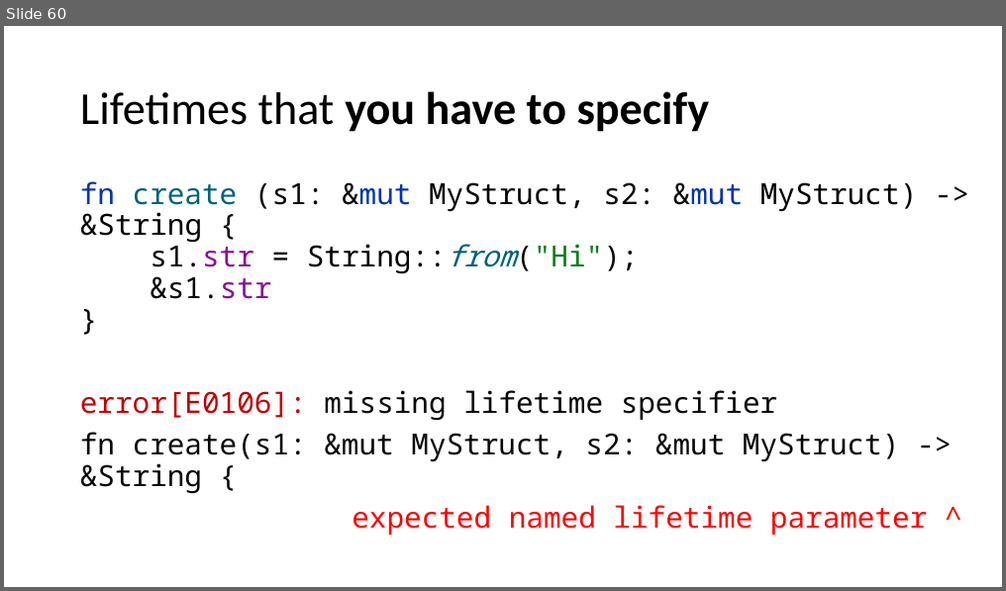
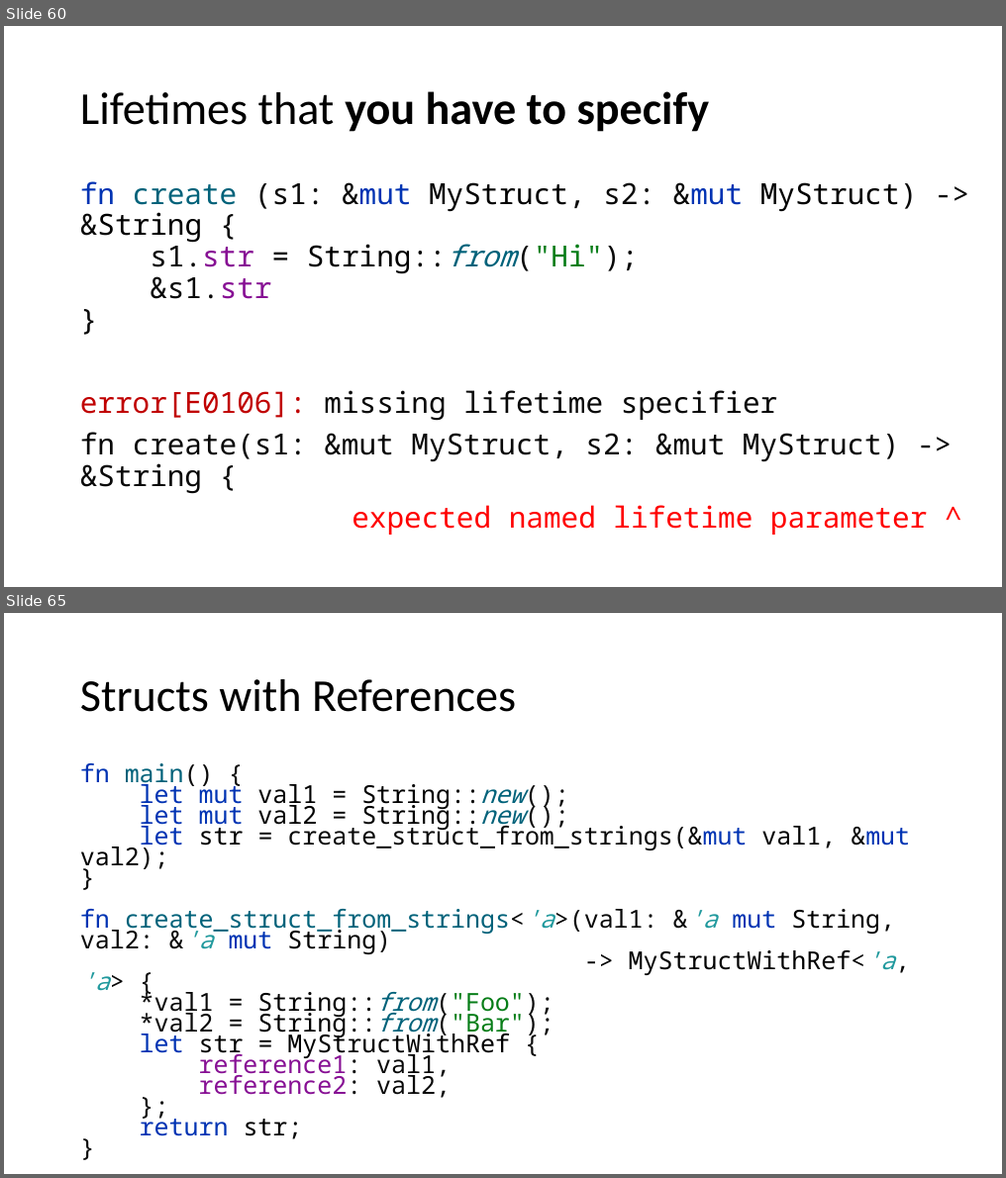
Before and after one commit to kugushev/course-rust-basics, a slide deck: src/02-Ownership/02-Ownership.pptx. Shown one above the other, each under a label of ours: slide 60 before the commit, slides 60 and 65 after it; the slides between them are not shown. The pictures are 1006x591 and 1006x1178 pixels, drawn with LibreOffice and Linux fonts; fonts in the diff are those of the drawing. Boxes give left, top, right and bottom in pixels: in the first picture for what was removed or moved away, otherwise in the second. Text is boxed around its words. In the diff, an @@ line names an element or a change of style, - is before the commit and + after.

```diff
--- a/src/02-Ownership/02-Ownership.pptx
+++ b/src/02-Ownership/02-Ownership.pptx
@@ slide 65 added at (4, 613, 1002, 1174), background #FFFFFF @@
@@ title added at (80, 679, 516, 712), 44 pt, text #000000 @@
+Structs with References
@@ text added at (80, 763, 910, 1137), 23.8 pt, text #080808 @@
+fn main() {
+let mut val1 = String::new();
+let mut val2 = String::new();
+let str = create_struct_from_strings(&mut val1, &mut val2);
+}
+fn create_struct_from_strings<'a>(val1: &'a mut String, val2: &'a mut String)
+-> MyStructWithRef<'a, 'a> {
+*val1 = String::from("Foo");
+*val2 = String::from("Bar");
+let str = MyStructWithRef {
+reference1: val1,
+reference2: val2,
+};
+return str;
+}
```
Also in this commit, not shown: 2 slides changed, 5 other slides added, 1 other file.
